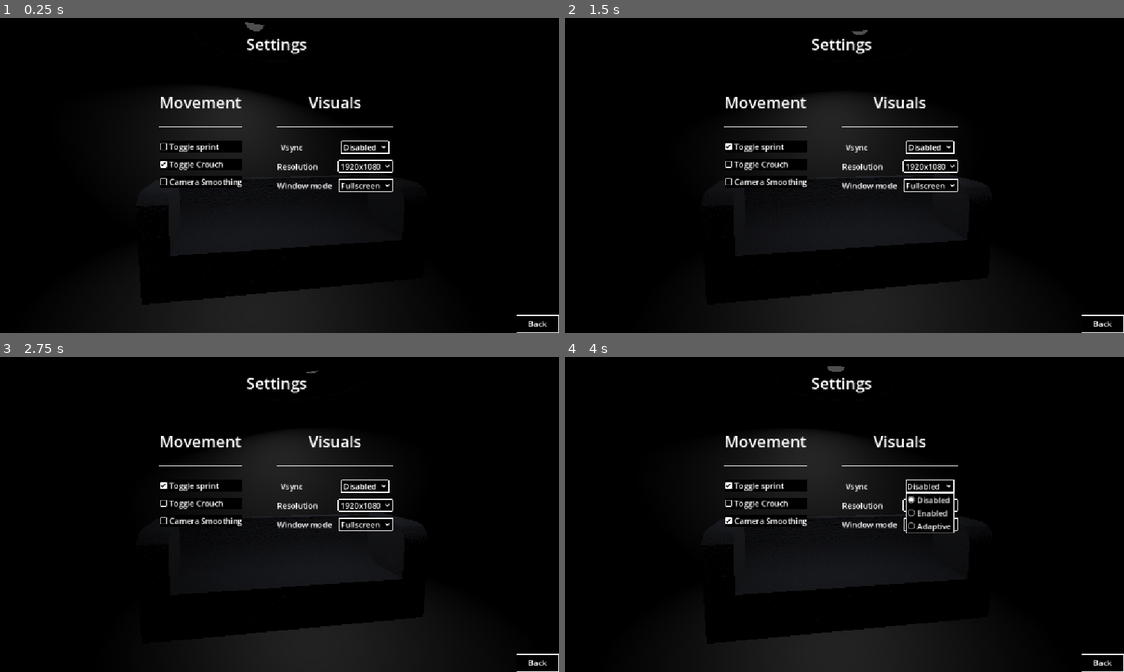
Above: before the commit, frames 1-4 (two rows, left to right).
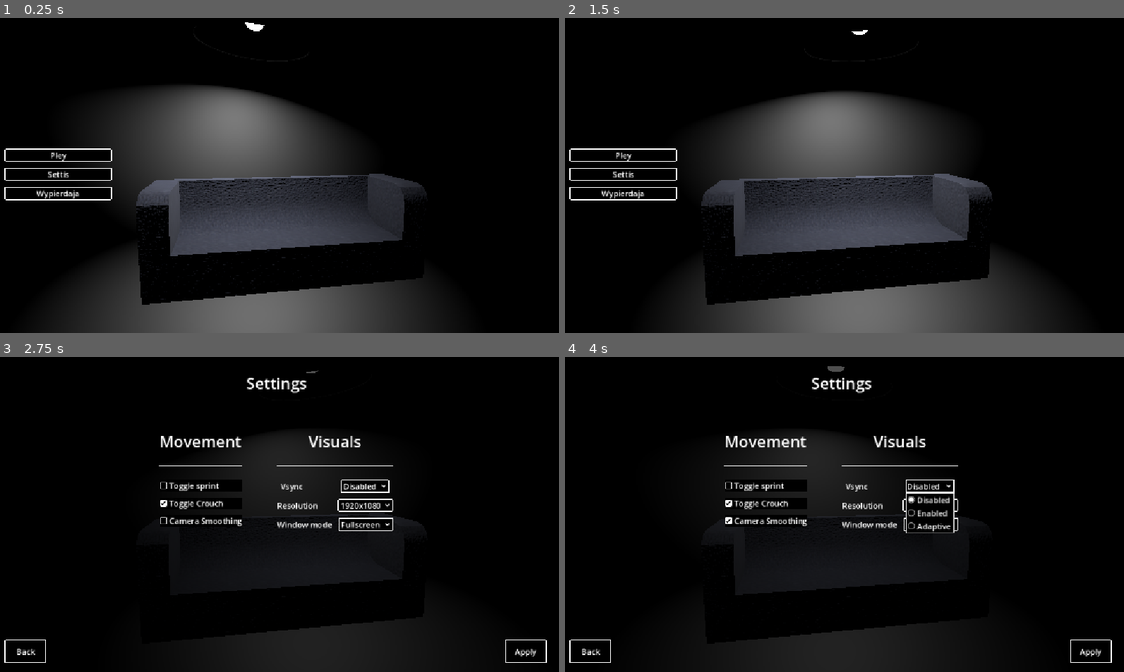
Above: after the commit, the same moments.

Repository: Delleat/gany
Game: Godot game, scene res://scenes/m_menu.tscn
Two runs of this game, one before a commit and one after it. Both use one fixed random seed, a clock stepped at 60 frames per second and the inputs below.
Inputs (mouse positions are in pixels of both pictures, inside the frame that each line leads up to):
- Up to frame 1 (0.25 s): no input
- Up to frame 2 (1.5 s): click (766, 147) at 0.5 s, where only the run before the commit has a clickable "Toggle sprint"; click (766, 162) at 1.25 s, where only the run before the commit has a clickable "Toggle Crouch"
- Up to frame 3 (2.75 s): click (55, 514) at 2 s, where only the run after the commit has a clickable "Settis"
- Up to frame 4 (4 s): click "Camera Smoothing" at 2.75 s; click "Disabled" at 3.5 s

The runs differ from the first frame. In frame 1, 28% of the frame differs, in the area x 0-100%, y 1-100%; in frame 2, 27%; in frame 3, 0.3%; in frame 4, 0.4%.

Commit message:
Hello update my name is everybody!

Diff:
--- a/scenes/m_menu.tscn
+++ b/scenes/m_menu.tscn
@@ -4,7 +4,7 @@
 [ext_resource type="Script" uid="uid://c7voqjil8ngmo" path="res://scripts/m_menu.gd" id="1_yvnh4"]
 [ext_resource type="Theme" uid="uid://3b6jfloh1m1l" path="res://other/ui_theme.tres" id="3_c7gyy"]
 [ext_resource type="ArrayMesh" uid="uid://dfra3fpldjnhw" path="res://models/couch/couch.res" id="3_yvnh4"]
-[ext_resource type="Script" uid="uid://dpv1fh6un2hkj" path="res://scripts/settings_menu.gd" id="5_uf733"]
+[ext_resource type="PackedScene" uid="uid://b1x3y1gw6igyl" path="res://scenes/settings.tscn" id="5_npwpw"]
 [ext_resource type="Script" uid="uid://ct2malh4kk8ju" path="res://scripts/config.gd" id="6_npwpw"]
 
 [sub_resource type="StandardMaterial3D" id="StandardMaterial3D_jru4g"]
@@ -103,7 +103,6 @@
 theme = ExtResource("3_c7gyy")
 
 [node name="SelectMenu" type="VBoxContainer" parent="Control" unique_id=2079291466]
-visible = false
 layout_mode = 1
 anchors_preset = 8
 anchor_left = 0.5
@@ -134,190 +133,8 @@
 theme = ExtResource("3_c7gyy")
 text = "Wypierdaja"
 
-[node name="Settings" type="Control" parent="Control" unique_id=210486082]
-layout_mode = 1
-anchors_preset = 15
-anchor_right = 1.0
-anchor_bottom = 1.0
-grow_horizontal = 2
-grow_vertical = 2
-script = ExtResource("5_uf733")
-
-[node name="Background" type="ColorRect" parent="Control/Settings" unique_id=380895344]
-layout_mode = 1
-anchors_preset = 15
-anchor_right = 1.0
-anchor_bottom = 1.0
-grow_horizontal = 2
-grow_vertical = 2
-color = Color(0, 0, 0, 0.69411767)
-
-[node name="SettingsLb" type="Label" parent="Control/Settings" unique_id=1204647499]
-layout_mode = 1
-anchors_preset = -1
-anchor_left = 0.38793054
-anchor_top = 0.040123455
-anchor_right = 0.6120694
-anchor_bottom = 0.13993827
-offset_left = 0.104003906
-offset_right = -0.104003906
-offset_bottom = 0.3199997
-grow_horizontal = 2
-text = "Settings"
-horizontal_alignment = 1
-vertical_alignment = 1
-
-[node name="HBoxContainer" type="HBoxContainer" parent="Control/Settings" unique_id=1079637672]
-layout_mode = 1
-anchors_preset = -1
-anchor_left = 0.13823265
-anchor_top = 0.23751855
-anchor_right = 0.8617675
-anchor_bottom = 0.7624815
-offset_left = -0.24401855
-offset_top = 0.08798218
-offset_right = 0.24401855
-offset_bottom = -0.088012695
-grow_horizontal = 2
-grow_vertical = 2
-alignment = 1
-metadata/_edit_use_anchors_ = true
-
-[node name="Movement" type="VBoxContainer" parent="Control/Settings/HBoxContainer" unique_id=1505730260]
-layout_mode = 2
-metadata/_edit_group_ = true
-metadata/_edit_use_anchors_ = true
-
-[node name="Label" type="Label" parent="Control/Settings/HBoxContainer/Movement" unique_id=2085470305]
-layout_mode = 2
-text = "Movement"
-horizontal_alignment = 1
-vertical_alignment = 1
-metadata/_edit_use_anchors_ = true
-
-[node name="HSeparator" type="HSeparator" parent="Control/Settings/HBoxContainer/Movement" unique_id=1633104972]
-layout_mode = 2
-
-[node name="SprintToggle" type="CheckBox" parent="Control/Settings/HBoxContainer/Movement" unique_id=587938274]
-layout_mode = 2
-text = "Toggle sprint"
-
-[node name="CrouchToggle" type="CheckBox" parent="Control/Settings/HBoxContainer/Movement" unique_id=286264813]
-layout_mode = 2
-button_pressed = true
-text = "Toggle Crouch"
-
-[node name="CameraSmoothing" type="CheckBox" parent="Control/Settings/HBoxContainer/Movement" unique_id=1507129282]
-layout_mode = 2
-text = "Camera Smoothing"
-
-[node name="VSeparator" type="VSeparator" parent="Control/Settings/HBoxContainer" unique_id=1167033945]
-layout_mode = 2
-
-[node name="Visuals" type="VBoxContainer" parent="Control/Settings/HBoxContainer" unique_id=1351671253]
-layout_mode = 2
-metadata/_edit_group_ = true
-metadata/_edit_use_anchors_ = true
-
-[node name="Label" type="Label" parent="Control/Settings/HBoxContainer/Visuals" unique_id=515861047]
-layout_mode = 2
-text = "Visuals"
-horizontal_alignment = 1
-vertical_alignment = 1
-metadata/_edit_use_anchors_ = true
-
-[node name="HSeparator" type="HSeparator" parent="Control/Settings/HBoxContainer/Visuals" unique_id=860621104]
-layout_mode = 2
-
-[node name="Vsync" type="HBoxContainer" parent="Control/Settings/HBoxContainer/Visuals" unique_id=1176280765]
-layout_mode = 2
-theme_override_constants/separation = 78
-alignment = 1
-
-[node name="VsyncLb" type="Label" parent="Control/Settings/HBoxContainer/Visuals/Vsync" unique_id=793056386]
-layout_mode = 2
-theme_override_font_sizes/font_size = 16
-text = "Vsync"
-horizontal_alignment = 1
-vertical_alignment = 1
-
-[node name="VsyncBox" type="OptionButton" parent="Control/Settings/HBoxContainer/Visuals/Vsync" unique_id=545122909]
-layout_mode = 2
-selected = 0
-allow_reselect = true
-item_count = 3
-popup/item_0/text = "Disabled"
-popup/item_0/id = 0
-popup/item_1/text = "Enabled"
-popup/item_1/id = 1
-popup/item_2/text = "Adaptive"
-popup/item_2/id = 2
-
-[node name="Res" type="HBoxContainer" parent="Control/Settings/HBoxContainer/Visuals" unique_id=1293493700]
-layout_mode = 2
-theme_override_constants/separation = 41
-
-[node name="ResLb" type="Label" parent="Control/Settings/HBoxContainer/Visuals/Res" unique_id=1916474865]
-layout_mode = 2
-theme_override_font_sizes/font_size = 16
-text = "Resolution"
-horizontal_alignment = 1
-vertical_alignment = 1
-
-[node name="ResBox" type="OptionButton" parent="Control/Settings/HBoxContainer/Visuals/Res" unique_id=708318384]
-layout_mode = 2
-selected = 3
-allow_reselect = true
-item_count = 6
-popup/item_0/text = "373x37"
-popup/item_0/id = 4
-popup/item_1/text = "123x69"
-popup/item_1/id = 0
-popup/item_2/text = "1280x720"
-popup/item_2/id = 1
-popup/item_3/text = "1366x768"
-popup/item_3/id = 2
-popup/item_4/text = "1920x1080"
-popup/item_4/id = 3
-popup/item_5/text = "2560x1440"
-popup/item_5/id = 5
-
-[node name="WindowMode" type="HBoxContainer" parent="Control/Settings/HBoxContainer/Visuals" unique_id=1156423441]
-layout_mode = 2
-theme_override_constants/separation = 14
-
-[node name="WMLb" type="Label" parent="Control/Settings/HBoxContainer/Visuals/WindowMode" unique_id=1069726499]
-layout_mode = 2
-theme_override_font_sizes/font_size = 16
-text = "Window mode"
-horizontal_alignment = 1
-vertical_alignment = 1
-
-[node name="WMBox" type="OptionButton" parent="Control/Settings/HBoxContainer/Visuals/WindowMode" unique_id=1028269504]
-layout_mode = 2
-selected = 1
-allow_reselect = true
-item_count = 3
-popup/item_0/text = "Windowed"
-popup/item_0/id = 0
-popup/item_1/text = "Fullscreen"
-popup/item_1/id = 3
-popup/item_2/text = "Exclusive"
-popup/item_2/id = 4
-
-[node name="Back" type="Button" parent="Control/Settings" unique_id=1588488634]
-layout_mode = 1
-anchors_preset = -1
-anchor_left = 0.9233125
-anchor_top = 0.94104934
-anchor_right = 1.0
-anchor_bottom = 1.0000001
-offset_left = 0.34399414
-offset_top = 0.2000122
-grow_horizontal = 0
-grow_vertical = 0
-text = "Back"
-metadata/_edit_use_anchors_ = true
+[node name="Settings" parent="Control" unique_id=635073764 instance=ExtResource("5_npwpw")]
+layout_mode = 1
 
 [node name="Config" type="Control" parent="Control" unique_id=1030901499]
 visible = false
@@ -455,13 +272,7 @@
 [connection signal="pressed" from="Control/SelectMenu/Play" to="." method="_on_play_pressed"]
 [connection signal="pressed" from="Control/SelectMenu/Settings" to="." method="_on_settings_pressed"]
 [connection signal="pressed" from="Control/SelectMenu/Quit" to="." method="_on_quit_pressed"]
-[connection signal="toggled" from="Control/Settings/HBoxContainer/Movement/SprintToggle" to="Control/Settings" method="_on_sprint_toggle_toggled"]
-[connection signal="toggled" from="Control/Settings/HBoxContainer/Movement/CrouchToggle" to="Control/Settings" method="_on_crouch_toggle_toggled"]
-[connection signal="toggled" from="Control/Settings/HBoxContainer/Movement/CameraSmoothing" to="Control/Settings" method="_on_camera_smoothing_toggled"]
-[connection signal="item_selected" from="Control/Settings/HBoxContainer/Visuals/Vsync/VsyncBox" to="Control/Settings" method="_on_res_box_item_selected"]
-[connection signal="item_selected" from="Control/Settings/HBoxContainer/Visuals/Res/ResBox" to="Control/Settings" method="_on_res_box_item_selected"]
-[connection signal="item_selected" from="Control/Settings/HBoxContainer/Visuals/WindowMode/WMBox" to="Control/Settings" method="_on_wm_box_item_selected"]
-[connection signal="pressed" from="Control/Settings/Back" to="." method="_on_settings_back"]
+[connection signal="back" from="Control/Settings" to="." method="_on_settings_back"]
 [connection signal="pressed" from="Control/Config/Menu/DifficultyBox/EasyBtn" to="Control/Config" method="_on_easy_btn_pressed"]
 [connection signal="pressed" from="Control/Config/Menu/DifficultyBox/MediumBtn" to="Control/Config" method="_on_medium_btn_pressed"]
 [connection signal="pressed" from="Control/Config/Menu/DifficultyBox/HardBtn" to="Control/Config" method="_on_hard_btn_pressed"]
--- /dev/null
+++ b/scenes/pause_menu.tscn
@@ -0,0 +1,60 @@
+[gd_scene format=3 uid="uid://gvc8usnb0lbv"]
+
+[ext_resource type="Theme" uid="uid://3b6jfloh1m1l" path="res://other/ui_theme.tres" id="1_kukqi"]
+[ext_resource type="Script" uid="uid://lvsqa21h8rlt" path="res://scripts/pause_menu.gd" id="2_5d2l8"]
+[ext_resource type="PackedScene" uid="uid://b1x3y1gw6igyl" path="res://scenes/settings.tscn" id="3_7l7mv"]
+
+[node name="PauseMenu" type="Control" unique_id=162939457]
+layout_mode = 3
+anchors_preset = 15
+anchor_right = 1.0
+anchor_bottom = 1.0
+grow_horizontal = 2
+grow_vertical = 2
+theme = ExtResource("1_kukqi")
+script = ExtResource("2_5d2l8")
+
+[node name="Background" type="ColorRect" parent="." unique_id=1732372048]
+layout_mode = 1
+anchors_preset = 15
+anchor_right = 1.0
+anchor_bottom = 1.0
+grow_horizontal = 2
+grow_vertical = 2
+color = Color(0, 0, 0, 0.69411767)
+
+[node name="Menu" type="VBoxContainer" parent="." unique_id=1851721600]
+layout_mode = 1
+anchors_preset = -1
+anchor_left = 0.37102085
+anchor_top = 0.23288892
+anchor_right = 0.6289792
+anchor_bottom = 0.7671111
+offset_left = -0.41601563
+offset_top = 0.08798218
+offset_right = 0.4159546
+offset_bottom = -0.088012695
+grow_horizontal = 2
+grow_vertical = 2
+alignment = 1
+metadata/_edit_use_anchors_ = true
+
+[node name="ReturnBtn" type="Button" parent="Menu" unique_id=1739955353]
+layout_mode = 2
+text = "Return"
+
+[node name="SettingsBtn" type="Button" parent="Menu" unique_id=2129466811]
+layout_mode = 2
+text = "Settings"
+
+[node name="QuitBtn" type="Button" parent="Menu" unique_id=1343433696]
+layout_mode = 2
+text = "Quit"
+
+[node name="Settings" parent="." unique_id=635073764 instance=ExtResource("3_7l7mv")]
+layout_mode = 1
+
+[connection signal="pressed" from="Menu/ReturnBtn" to="." method="toggle"]
+[connection signal="pressed" from="Menu/SettingsBtn" to="." method="_on_settings_btn_pressed"]
+[connection signal="pressed" from="Menu/QuitBtn" to="." method="_on_quit_btn_pressed"]
+[connection signal="back" from="Settings" to="." method="_on_settings_back"]
--- a/scenes/player.tscn
+++ b/scenes/player.tscn
@@ -5,6 +5,7 @@
 [ext_resource type="PackedScene" uid="uid://c6rbe48b3hp0n" path="res://addons/interact/interact_ray.tscn" id="2_qhqgy"]
 [ext_resource type="Theme" uid="uid://rxccg77x7mel" path="res://other/hud_theme.tres" id="3_dqkch"]
 [ext_resource type="ArrayMesh" uid="uid://c72tyum3o0tha" path="res://models/fleshlight/fleshlight.res" id="3_qlg0r"]
+[ext_resource type="PackedScene" uid="uid://gvc8usnb0lbv" path="res://scenes/pause_menu.tscn" id="6_tuyoq"]
 
 [sub_resource type="ShaderMaterial" id="ShaderMaterial_qlg0r"]
 render_priority = 0
@@ -149,6 +150,9 @@
 vertical_alignment = 1
 autowrap_mode = 2
 
+[node name="PauseMenu" parent="." unique_id=162939457 instance=ExtResource("6_tuyoq")]
+visible = false
+
 [node name="StairCheckF" type="CollisionShape3D" parent="." unique_id=2030868919]
 transform = Transform3D(-1, 8.742278e-08, -3.821371e-15, 0, -4.371139e-08, -1, -8.742278e-08, -1, 4.371139e-08, -4.5951467e-08, -0.2813552, -0.52562344)
 shape = SubResource("SeparationRayShape3D_dqkch")
@@ -164,3 +168,5 @@
 [node name="StairCheckR" type="CollisionShape3D" parent="." unique_id=969780291]
 transform = Transform3D(-1, 8.742278e-08, -3.821371e-15, 0, -4.371139e-08, -1, -8.742278e-08, -1, 4.371139e-08, 0.52, -0.281, 0)
 shape = SubResource("SeparationRayShape3D_dqkch")
+
+[connection signal="back" from="PauseMenu" to="." method="_on_pause_menu_back"]
--- /dev/null
+++ b/scenes/settings.tscn
@@ -0,0 +1,212 @@
+[gd_scene format=3 uid="uid://b1x3y1gw6igyl"]
+
+[ext_resource type="Script" uid="uid://dpv1fh6un2hkj" path="res://scripts/settings_menu.gd" id="1_5p8wc"]
+
+[node name="Settings" type="Control" unique_id=635073764]
+visible = false
+layout_mode = 3
+anchors_preset = 15
+anchor_right = 1.0
+anchor_bottom = 1.0
+grow_horizontal = 2
+grow_vertical = 2
+script = ExtResource("1_5p8wc")
+
+[node name="Background" type="ColorRect" parent="." unique_id=1905981024]
+layout_mode = 1
+anchors_preset = 15
+anchor_right = 1.0
+anchor_bottom = 1.0
+grow_horizontal = 2
+grow_vertical = 2
+color = Color(0, 0, 0, 0.69411767)
+
+[node name="SettingsLb" type="Label" parent="." unique_id=1392298499]
+layout_mode = 1
+anchors_preset = -1
+anchor_left = 0.38793054
+anchor_top = 0.040123455
+anchor_right = 0.6120694
+anchor_bottom = 0.13993827
+offset_left = 0.104003906
+offset_right = -0.104003906
+offset_bottom = 0.3199997
+grow_horizontal = 2
+text = "Settings"
+horizontal_alignment = 1
+vertical_alignment = 1
+
+[node name="HBoxContainer" type="HBoxContainer" parent="." unique_id=2144430937]
+layout_mode = 1
+anchors_preset = -1
+anchor_left = 0.13823265
+anchor_top = 0.23751855
+anchor_right = 0.8617675
+anchor_bottom = 0.7624815
+offset_left = -0.24401855
+offset_top = 0.08798218
+offset_right = 0.24401855
+offset_bottom = -0.088012695
+grow_horizontal = 2
+grow_vertical = 2
+alignment = 1
+metadata/_edit_use_anchors_ = true
+
+[node name="Movement" type="VBoxContainer" parent="HBoxContainer" unique_id=1785791347]
+layout_mode = 2
+metadata/_edit_group_ = true
+metadata/_edit_use_anchors_ = true
+
+[node name="Label" type="Label" parent="HBoxContainer/Movement" unique_id=412774062]
+layout_mode = 2
+text = "Movement"
+horizontal_alignment = 1
+vertical_alignment = 1
+metadata/_edit_use_anchors_ = true
+
+[node name="HSeparator" type="HSeparator" parent="HBoxContainer/Movement" unique_id=781850801]
+layout_mode = 2
+
+[node name="SprintToggle" type="CheckBox" parent="HBoxContainer/Movement" unique_id=379452710]
+layout_mode = 2
+text = "Toggle sprint"
+
+[node name="CrouchToggle" type="CheckBox" parent="HBoxContainer/Movement" unique_id=1876106392]
+layout_mode = 2
+button_pressed = true
+text = "Toggle Crouch"
+
+[node name="CameraSmoothing" type="CheckBox" parent="HBoxContainer/Movement" unique_id=1655297263]
+layout_mode = 2
+text = "Camera Smoothing"
+
+[node name="VSeparator" type="VSeparator" parent="HBoxContainer" unique_id=431530440]
+layout_mode = 2
+
+[node name="Visuals" type="VBoxContainer" parent="HBoxContainer" unique_id=1810090440]
+layout_mode = 2
+metadata/_edit_group_ = true
+metadata/_edit_use_anchors_ = true
+
+[node name="Label" type="Label" parent="HBoxContainer/Visuals" unique_id=638032918]
+layout_mode = 2
+text = "Visuals"
+horizontal_alignment = 1
+vertical_alignment = 1
+metadata/_edit_use_anchors_ = true
+
+[node name="HSeparator" type="HSeparator" parent="HBoxContainer/Visuals" unique_id=1775785171]
+layout_mode = 2
+
+[node name="Vsync" type="HBoxContainer" parent="HBoxContainer/Visuals" unique_id=131061230]
+layout_mode = 2
+theme_override_constants/separation = 78
+alignment = 1
+
+[node name="VsyncLb" type="Label" parent="HBoxContainer/Visuals/Vsync" unique_id=1574001937]
+layout_mode = 2
+theme_override_font_sizes/font_size = 16
+text = "Vsync"
+horizontal_alignment = 1
+vertical_alignment = 1
+
+[node name="VsyncBox" type="OptionButton" parent="HBoxContainer/Visuals/Vsync" unique_id=1593213781]
+layout_mode = 2
+selected = 0
+allow_reselect = true
+item_count = 3
+popup/item_0/text = "Disabled"
+popup/item_0/id = 0
+popup/item_1/text = "Enabled"
+popup/item_1/id = 1
+popup/item_2/text = "Adaptive"
+popup/item_2/id = 2
+
+[node name="Res" type="HBoxContainer" parent="HBoxContainer/Visuals" unique_id=1522567309]
+layout_mode = 2
+theme_override_constants/separation = 41
+
+[node name="ResLb" type="Label" parent="HBoxContainer/Visuals/Res" unique_id=1186572992]
+layout_mode = 2
+theme_override_font_sizes/font_size = 16
+text = "Resolution"
+horizontal_alignment = 1
+vertical_alignment = 1
+
+[node name="ResBox" type="OptionButton" parent="HBoxContainer/Visuals/Res" unique_id=792992812]
+layout_mode = 2
+selected = 3
+allow_reselect = true
+item_count = 6
+popup/item_0/text = "373x37"
+popup/item_0/id = 4
+popup/item_1/text = "123x69"
+popup/item_1/id = 0
+popup/item_2/text = "1280x720"
+popup/item_2/id = 1
+popup/item_3/text = "1366x768"
+popup/item_3/id = 2
+popup/item_4/text = "1920x1080"
+popup/item_4/id = 3
+popup/item_5/text = "2560x1440"
+popup/item_5/id = 5
+
+[node name="WindowMode" type="HBoxContainer" parent="HBoxContainer/Visuals" unique_id=429920122]
+layout_mode = 2
+theme_override_constants/separation = 14
+
+[node name="WMLb" type="Label" parent="HBoxContainer/Visuals/WindowMode" unique_id=682464827]
+layout_mode = 2
+theme_override_font_sizes/font_size = 16
+text = "Window mode"
+horizontal_alignment = 1
+vertical_alignment = 1
+
+[node name="WMBox" type="OptionButton" parent="HBoxContainer/Visuals/WindowMode" unique_id=194908712]
+layout_mode = 2
+selected = 1
+allow_reselect = true
+item_count = 3
+popup/item_0/text = "Windowed"
+popup/item_0/id = 0
+popup/item_1/text = "Fullscreen"
+popup/item_1/id = 3
+popup/item_2/text = "Exclusive"
+popup/item_2/id = 4
+
+[node name="BackBtn" type="Button" parent="." unique_id=780704012]
+layout_mode = 1
+anchors_preset = -1
+anchor_left = 0.01789591
+anchor_top = 0.8986174
+anchor_right = 0.09201389
+anchor_bottom = 0.9722223
+offset_left = 0.38391113
+offset_top = -0.30407715
+grow_horizontal = 0
+grow_vertical = 0
+text = "Back"
+metadata/_edit_use_anchors_ = true
+
+[node name="ApplyBtn" type="Button" parent="." unique_id=920658480]
+layout_mode = 1
+anchors_preset = -1
+anchor_left = 0.90418065
+anchor_top = 0.8986174
+anchor_right = 0.9782986
+anchor_bottom = 0.9722223
+offset_left = 0.38391113
+offset_top = -0.30407715
+grow_horizontal = 0
+grow_vertical = 0
+text = "Apply"
+metadata/_edit_use_anchors_ = true
+
+[connection signal="toggled" from="HBoxContainer/Movement/SprintToggle" to="." method="_on_sprint_toggle_toggled"]
+[connection signal="toggled" from="HBoxContainer/Movement/CrouchToggle" to="." method="_on_crouch_toggle_toggled"]
+[connection signal="toggled" from="HBoxContainer/Movement/CameraSmoothing" to="." method="_on_camera_smoothing_toggled"]
+[connection signal="item_selected" from="HBoxContainer/Visuals/Vsync/VsyncBox" to="." method="_on_res_box_item_selected"]
+[connection signal="item_selected" from="HBoxContainer/Visuals/Res/ResBox" to="." method="_on_res_box_item_selected"]
+[connection signal="item_selected" from="HBoxContainer/Visuals/WindowMode/WMBox" to="." method="_on_wm_box_item_selected"]
+[connection signal="pressed" from="BackBtn" to="." method="_on_back_btn_pressed"]
+[connection signal="pressed" from="ApplyBtn" to="." method="_on_apply_btn_pressed"]
--- a/scenes/tet.tscn
+++ b/scenes/tet.tscn
@@ -175,7 +175,6 @@
 
 [node name="Decor" type="Node3D" parent="." unique_id=205961548]
 transform = Transform3D(12.881597, 0, 0, 0, -4.3711374e-08, 9.617723, 0, -0.99999964, -4.2040404e-07, 0, 11.947318, 24.212751)
-visible = false
 
 [node name="TEXT" type="Label3D" parent="Decor" unique_id=1037629968]
 transform = Transform3D(0.07763013, 0, 0, 0, -4.3711406e-08, -1.0000004, 0, 0.103974715, -4.544879e-09, 0, 75.49925, 0.29182184)
@@ -212,4 +211,4 @@
 [node name="Chair" parent="." unique_id=2019198674 instance=ExtResource("9_fvcc2")]
 transform = Transform3D(0.5, 0, 0, 0, 0.5, 0, 0, 0, 0.5, -1.600116, 0.3747016, 4.8136)
 
-[editable path="Items/Key"]
+[connection signal="settings_changed" from="Player" to="." method="apply_player_settings"]
--- a/scripts/main.gd
+++ b/scripts/main.gd
@@ -12,13 +12,9 @@
 var hot_spots: Array[Vector3] = []
 
 func _ready() -> void:
-	player.crouch_is_toggle = SettingsData.toggle_crouch
-	player.sprint_is_toggle = SettingsData.toggle_sprint
-	player.camera_smoothing = SettingsData.camera_smoothing
-
-	var rex = SettingsData.screen_res
-	player.sub_viewport.size = rex
-	DisplayServer.window_set_size(rex)
+	SettingsData.apply_vis_settings()
+	apply_player_settings()
+	player.sub_viewport.set_size(SettingsData.screen_res)
 
 	for spot in hotspots.get_children():
 		hot_spots.append(spot.position)
@@ -54,3 +50,8 @@
 	await get_tree().create_timer(0.05).timeout
 
 	items_to_inspect.set(item, item.position.y)
+
+func apply_player_settings() -> void:
+	player.crouch_is_toggle = SettingsData.toggle_crouch
+	player.sprint_is_toggle = SettingsData.toggle_sprint
+	player.camera_smoothing = SettingsData.camera_smoothing
--- /dev/null
+++ b/scripts/pause_menu.gd
@@ -0,0 +1,26 @@
+extends Control
+
+signal back
+
+func toggle() -> void:
+	if visible:
+		Input.set_mouse_mode(Input.MOUSE_MODE_CAPTURED)
+		visible = false
+		Engine.time_scale = 1.0
+
+		back.emit()
+	else:
+		Input.set_mouse_mode(Input.MOUSE_MODE_VISIBLE)
+		visible = true
+		Engine.time_scale = 0.0
+
+func _on_settings_btn_pressed() -> void:
+	$Settings.visible = true
+	$Menu.visible = false
+
+func _on_settings_back() -> void:
+	$Settings.visible = false
+	$Menu.visible = true
+
+func _on_quit_btn_pressed() -> void:
+	get_tree().quit()
--- a/scripts/player.gd
+++ b/scripts/player.gd
@@ -2,6 +2,7 @@
 extends CharacterBody3D
 
 signal item_dropped(Item)
+signal settings_changed
 
 @export_group("Movement")
 @export var walk_speed := 4.0
@@ -38,6 +39,7 @@
 @onready var fleshlight: SpotLight3D = $ItemPivot/Fleshlight/SpotLight
 @onready var throw_ray: RayCast3D = $ItemPivot/ItemPos/ThrowRay
 @onready var sub_viewport: SubViewport = $CameraPivot/Camera/SubViewportContainer/SubViewport
+@onready var pause_menu: Control = $PauseMenu
 
 enum State { Walking, Crouching, Running }
 
@@ -94,7 +96,7 @@
 		fleshlight.visible = !fleshlight.visible
 
 	if Input.is_action_just_pressed("ui_cancel"):
-		get_tree().quit()
+		pause_menu.toggle()
 
 	if held_item and Input.is_action_just_pressed("Never gonna give you upNever gonna let you downNever gonna run around and desert youNever gonna make you cryNever gonna say goodbyeNever gonna tell a lie and hurt you"):
 		throw_item()
@@ -273,3 +275,6 @@
 		$StairCheckB.disabled = !to
 		$StairCheckL.disabled = !to
 		$StairCheckR.disabled = !to
+
+func _on_pause_menu_back() -> void:
+	settings_changed.emit()
--- a/scripts/settings_data.gd
+++ b/scripts/settings_data.gd
@@ -20,3 +20,8 @@
 var vsync := DisplayServer.VSYNC_DISABLED
 var screen_res := Vector2i(1920, 1080)
 var window_mode := DisplayServer.WindowMode.WINDOW_MODE_FULLSCREEN
+
+func apply_vis_settings():
+	DisplayServer.window_set_vsync_mode(vsync)
+	DisplayServer.window_set_size(screen_res)
+	DisplayServer.window_set_mode(window_mode)
--- a/scripts/settings_menu.gd
+++ b/scripts/settings_menu.gd
@@ -1,4 +1,6 @@
 extends Control
+
+signal back
 
 @onready var res_box = $HBoxContainer/Visuals/Res/ResBox
 
@@ -33,7 +35,17 @@
 	assert(res_value, "Error: No metadata set for this resolution index!")
 
 	SettingsData.screen_res = res_value
-	DisplayServer.window_set_size(res_value)
 
 func _on_wm_box_item_selected(index: int) -> void:
-	DisplayServer.window_set_mode($HBoxContainer/Visuals/WindowMode/WMBox.get_item_id(index))
+	SettingsData.window_mode = $HBoxContainer/Visuals/WindowMode/WMBox.get_item_id(index)
+
+# Apply settings
+func _on_apply_btn_pressed() -> void:
+	SettingsData.apply_vis_settings()
+
+func _on_back_btn_pressed() -> void:
+	back.emit()
+
+func _input(event: InputEvent) -> void:
+	if event.is_action_pressed("ui_cancel"):
+		back.emit()
Not shown, added: scripts/pause_menu.gd.uid
